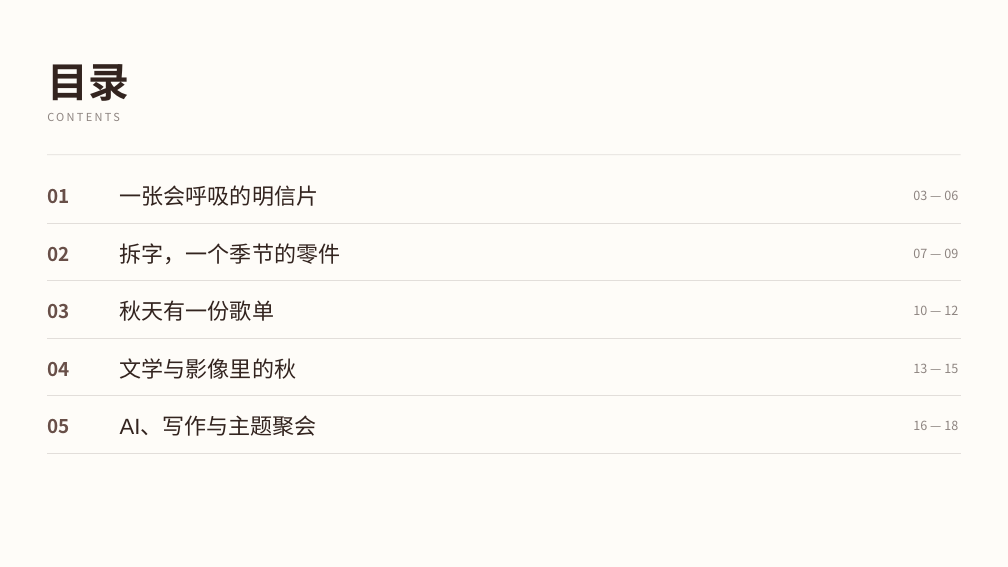
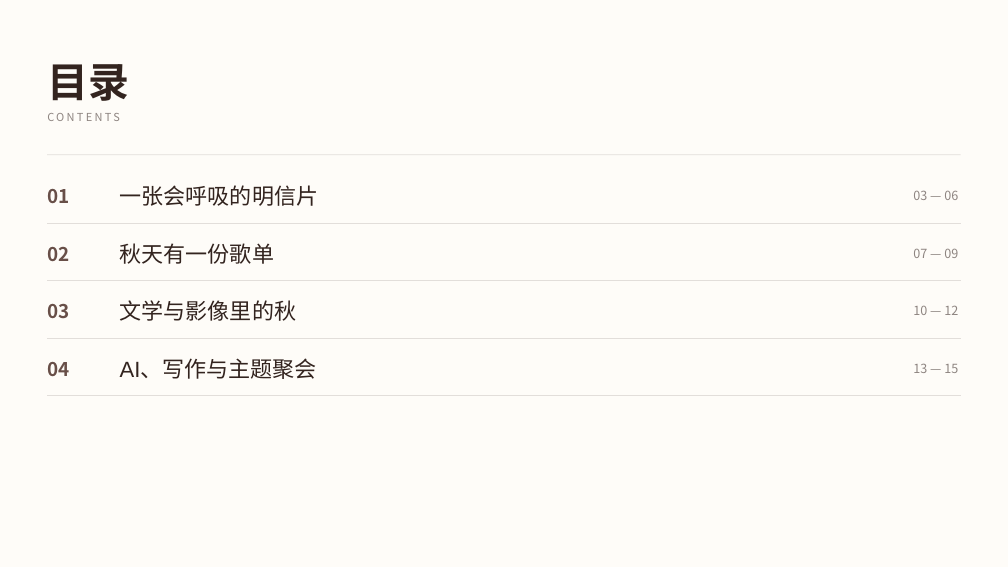
Before and after one commit to SuperVivian/supervivian.github.io, a slide deck: slide 2 of public/talks/autumn-2026/feng/fengweiwei-autumn.pptx. Drawn at 1008x567 pixels with LibreOffice and Linux fonts; fonts in the diff are those of the drawing. Boxes give left, top, right and bottom in pixels: in the first picture for what was removed or moved away, otherwise in the second. Text is boxed around its words. In the diff, an @@ line names an element or a change of style, - is before the commit and + after.

```diff
--- a/public/talks/autumn-2026/feng/fengweiwei-autumn.pptx
+++ b/public/talks/autumn-2026/feng/fengweiwei-autumn.pptx
@@ text "秋天有一份歌单": place and size @@
-text "秋天有一份歌单" at bbox=[120, 300, 274, 321]
+text "秋天有一份歌单" at bbox=[120, 243, 274, 264]
@@ text removed at bbox=[120, 243, 341, 264] @@
-拆字，一个季节的零件
@@ text "文学与影像里的秋": place and size @@
-text "文学与影像里的秋" at bbox=[120, 358, 296, 379]
+text "文学与影像里的秋" at bbox=[120, 300, 296, 321]
@@ text "AI、写作与主题聚会": place and size @@
-text "AI、写作与主题聚会" at bbox=[120, 417, 317, 436]
+text "AI、写作与主题聚会" at bbox=[120, 359, 317, 379]
@@ freeform shape removed at bbox=[47, 413, 960, 454] @@
@@ text removed at bbox=[47, 419, 69, 433] @@
-05
@@ text removed at bbox=[913, 421, 958, 430] @@
-16 — 18
```
Also in this commit, not shown: 9 other slides changed, 3 slides removed, 38 other files.
